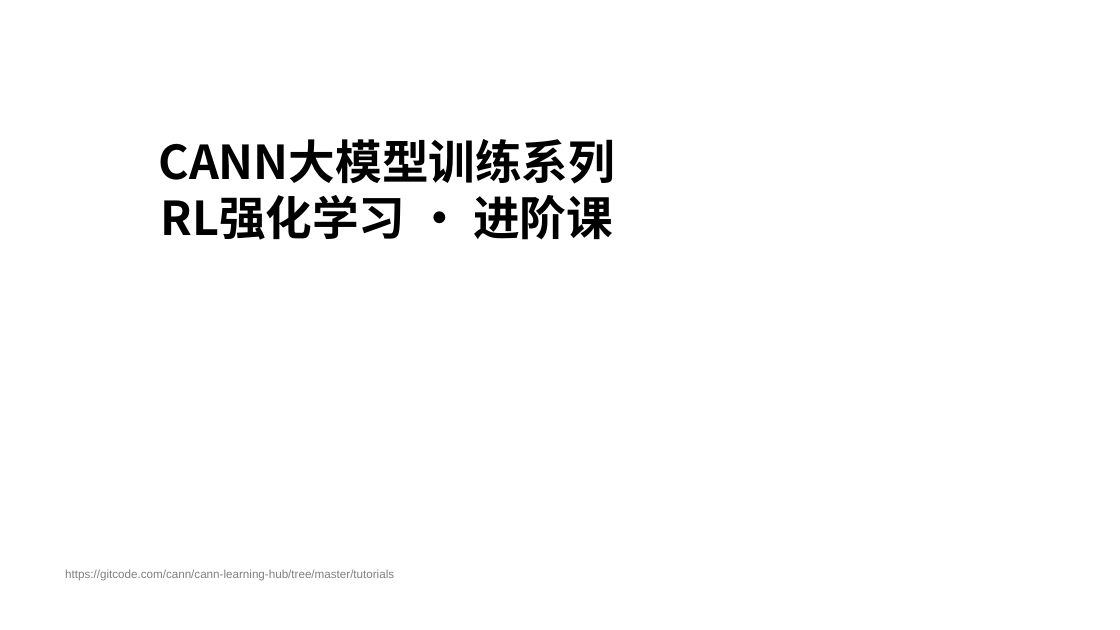
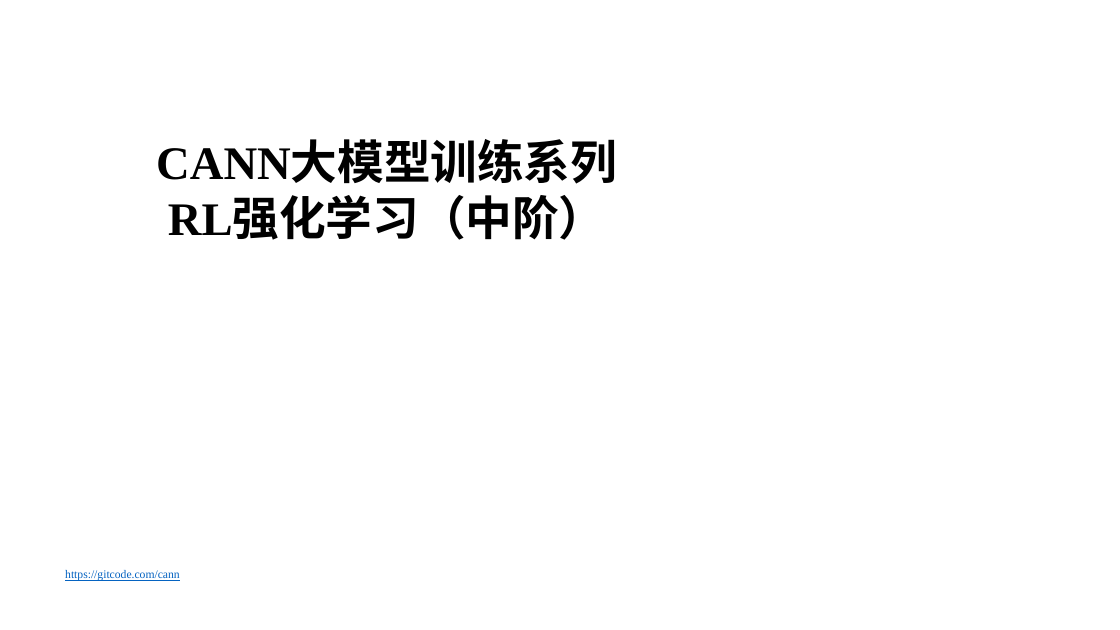
Before and after one commit to hicann/cann-learning-hub, a slide deck: slide 1 of tutorials/rl_training_pipeline/slides/02_rl_training_pipeline.pptx. Drawn at 1120x630 pixels with LibreOffice and Linux fonts; fonts in the diff are those of the drawing; background and template pictures are left out. Boxes give left, top, right and bottom in pixels: in the first picture for what was removed or moved away, otherwise in the second. Text is boxed around its words. In the diff, an @@ line names an element or a change of style, - is before the commit and + after.

Commit message:
docs: 更新 SFT/RL 中阶课程课件

# message auto-generated for no-merge-commit merge:
!1071 merge sft2 into test

docs: 更新 SFT/RL 中阶课程课件

Description: ## 描述
更新了训练课程SFT和RL部分的PPT

## 关联的Issue
不涉及ISSUE

## 测试
本次不涉及代码修改，无需测试

## 文档更新
在SFT和RL中的主README中新增对应的PPT链接地址

## 类型标签
<!--  [x] 表示选中 -->
- [ ] Bug修复
- [ ] 新特性
- [ ] 内容优化
- [x] 其他，请描述：更新课程PPT

## 其他信息
<!-- 在这里可以添加任何与这个 Pull Request 相关的其他说明。 -->

See merge request: cann/cann-learning-hub!1071

```diff
--- a/tutorials/rl_training_pipeline/slides/02_rl_training_pipeline.pptx
+++ b/tutorials/rl_training_pipeline/slides/02_rl_training_pipeline.pptx
@@ text at <box>156,143,617,184</box>: font Noto Sans CJK SC to Times New Roman in "CANN大模型训练系列" @@
@@ text at <box>168,199,606,240</box>: text changed; font Noto Sans CJK SC to Times New Roman @@
-RL强化学习 · 进阶课
+RL强化学习（中阶）
@@ text at <box>65,570,180,581</box>: text changed; font Arial to Times New Roman; text colour #808080 to #0563C1 @@
-https://gitcode.com/cann/cann-learning-hub/tree/master/tutorials
+https://gitcode.com/cann
```
Also in this commit, not shown: 4 other slides changed, 28 slides added, 34 slides removed, 1 other file.
